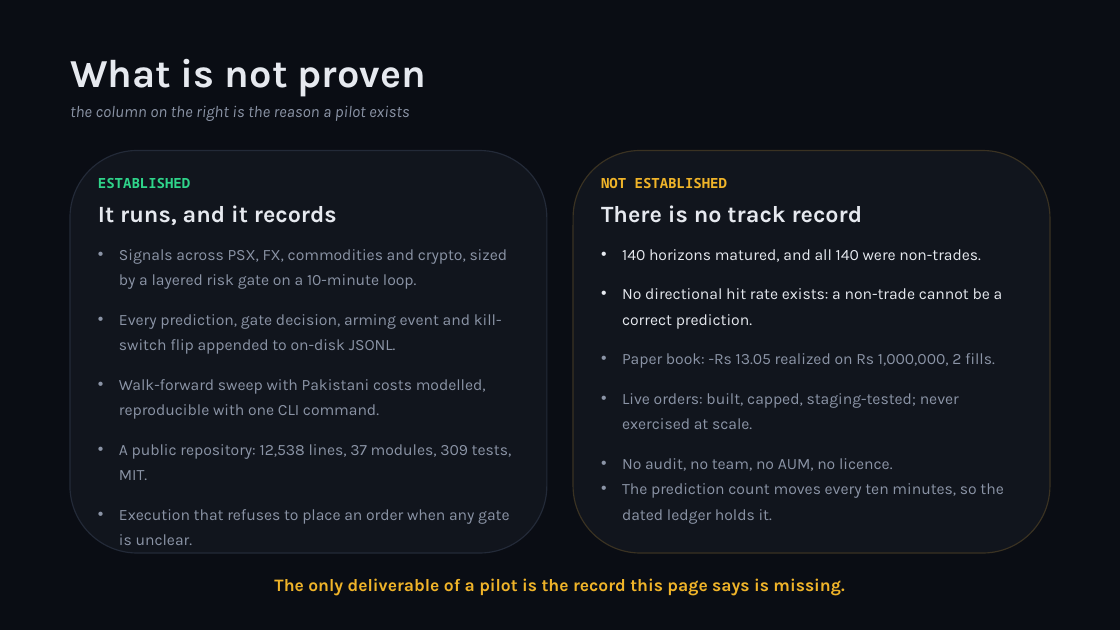
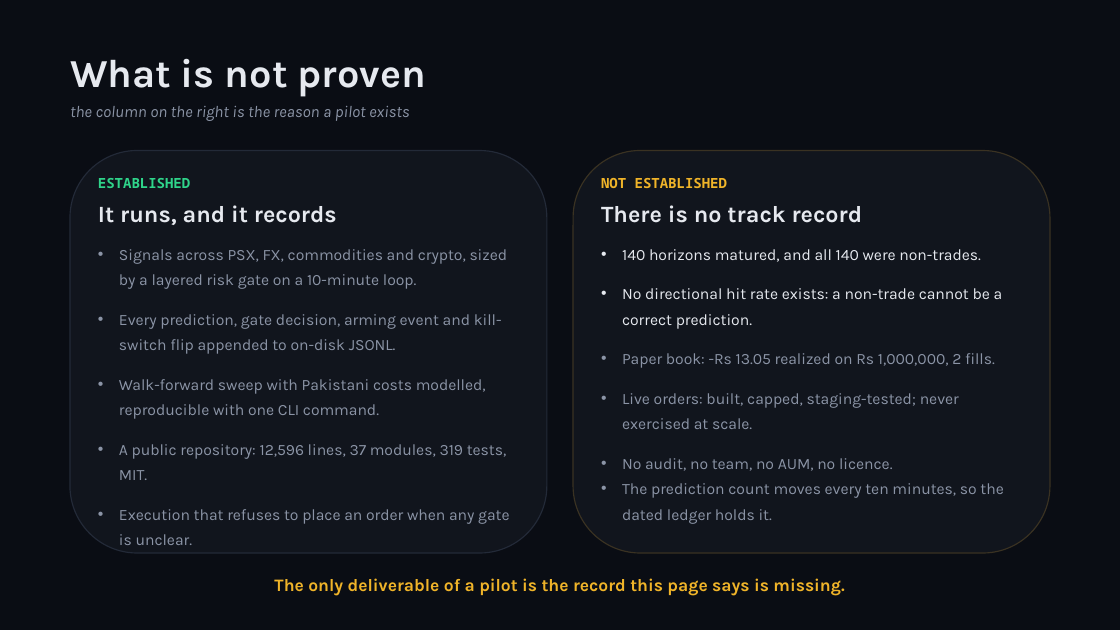
Before and after one commit to zhaider5142009-oss/kairos, a slide deck: slide 6 of docs/investors/KAIROS_Investor_Deck.pptx. Drawn at 1120x630 pixels with LibreOffice and Linux fonts; fonts in the diff are those of the drawing. Boxes give left, top, right and bottom in pixels: in the first picture for what was removed or moved away, otherwise in the second. Text is boxed around its words. In the diff, an @@ line names an element or a change of style, - is before the commit and + after.

```diff
--- a/docs/investors/KAIROS_Investor_Deck.pptx
+++ b/docs/investors/KAIROS_Investor_Deck.pptx
@@ text at <box>119,444,507,480</box>: text changed @@
-• A public repository: 12,538 lines, 37 modules, 309 tests, MIT.
+• A public repository: 12,596 lines, 37 modules, 319 tests, MIT.
```
Also in this commit, not shown: 2 other slides changed, 14 other files.
